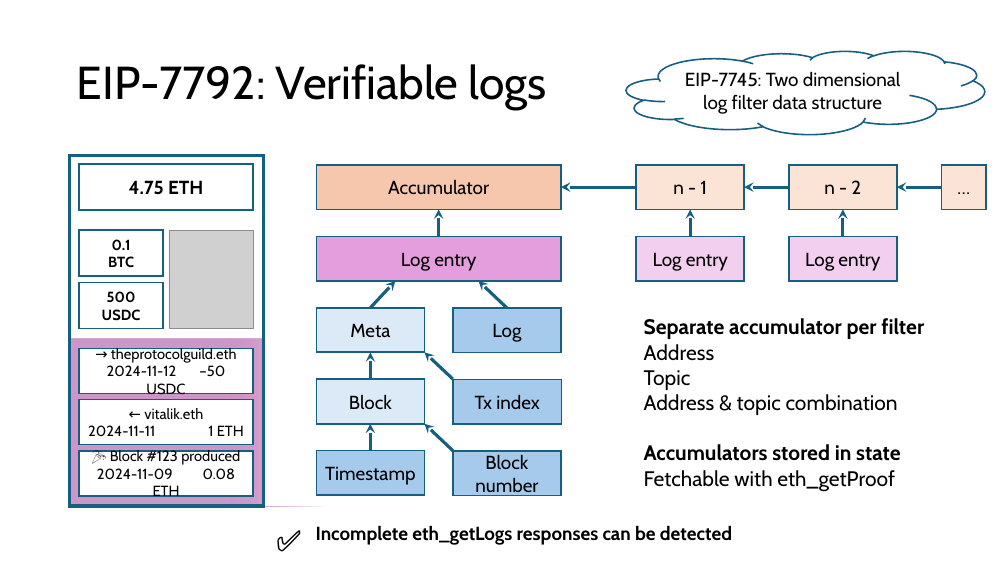
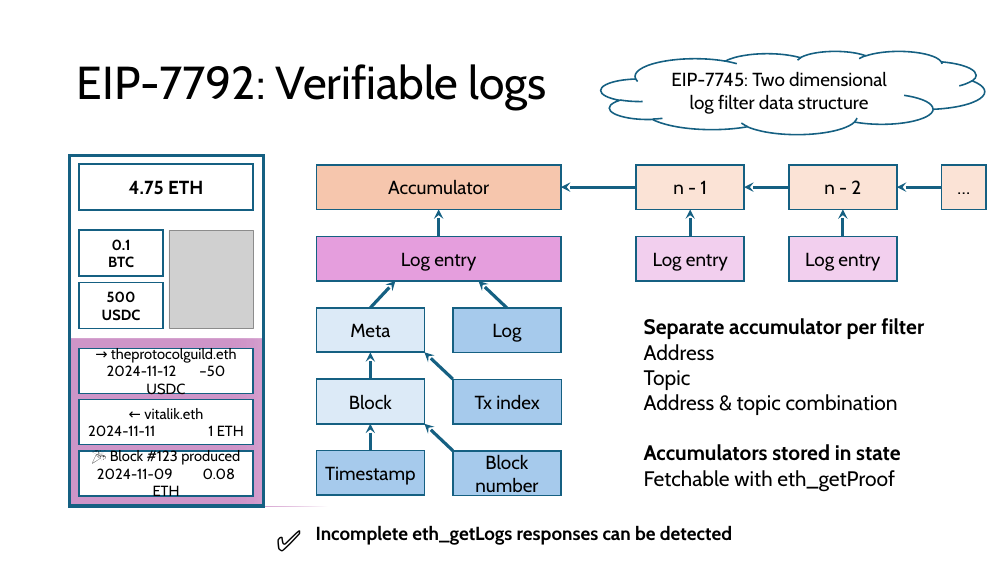
Before and after one commit to etan-status/purified-web3, a slide deck: slide 19 of slides.pptx. Drawn at 1008x567 pixels with LibreOffice and Linux fonts; fonts in the diff are those of the drawing; grey boxes stand for pictures. Boxes give left, top, right and bottom in pixels: in the first picture for what was removed or moved away, otherwise in the second. Text is boxed around its words. In the diff, an @@ line names an element or a change of style, - is before the commit and + after.

```diff
--- a/slides.pptx
+++ b/slides.pptx
@@ cloud "EIP-7745: Two dimensional log filter ...": place and size @@
-cloud "EIP-7745: Two dimensional log filter ..." at bbox=[626, 51, 985, 135]
+cloud "EIP-7745: Two dimensional log filter ..." at bbox=[601, 51, 985, 135]
```
Also in this commit, not shown: 1 other slide changed, 1 other file.
